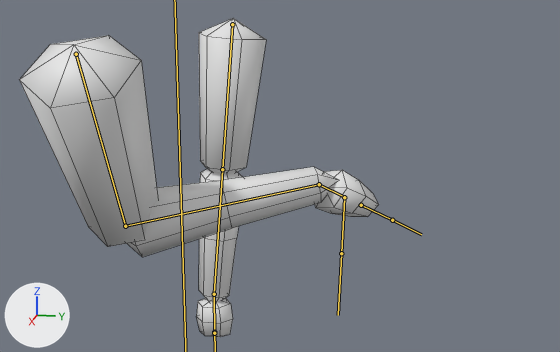
Before and after pictures for a commit that changed the FBX model Assets/Models/rapierarms.fbx.
The view is the same before and after, from a 50 mm lens placed at (1.85, 1.148, 0.009), pointed at (-0.027, 0.773, -0.461). The axes (+X, +Y, +Z) are drawn at lower left. The lights are the same throughout. Both versions are drawn at frame 3 of the action 'Armature|flourishslash'; the numbers are the values there. The bones that bend it are drawn over the model as lines. Mesh edges are drawn as thin lines.
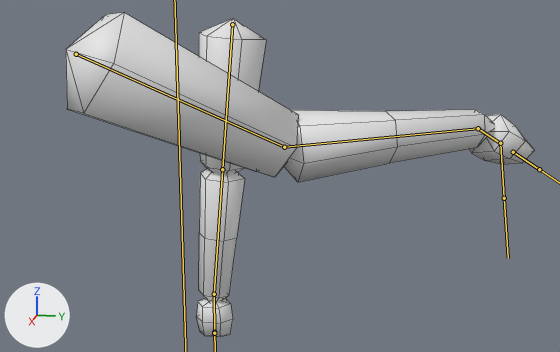
Changed parts and their boxes [x1, y1, x2, y2] in the pictures (560 x 352 px):
'Cylinder', posed (31% wider)
    before: [20, 18, 379, 337]
    after: [66, 12, 535, 337]
bone 'UpperArm.R', root to tip
    before: (76, 54) to (125, 226)
    after: (76, 54) to (284, 147)
bone 'LowerArm.R', root to tip
    before: (125, 226) to (319, 184)
    after: (284, 147) to (478, 128)
bone 'Hand.R', root to tip
    before: (319, 184) to (343, 196)
    after: (478, 128) to (498, 142)

The edits, one by one:
Bone 'UpperArm.R' (bone_upperarm_r) turns from (-4, -21, 33) to (50, -25, 25) degrees about its own x, y and z.
Bone 'LowerArm.R' (bone_lowerarm_r) turns from (93, -1, 19) to (35, 20, 12) degrees about its own x, y and z.
Bone 'Hand.R' (bone_hand_r) turns from (-45, 8, -26) to (-37, 16, -23) degrees about its own x, y and z.
